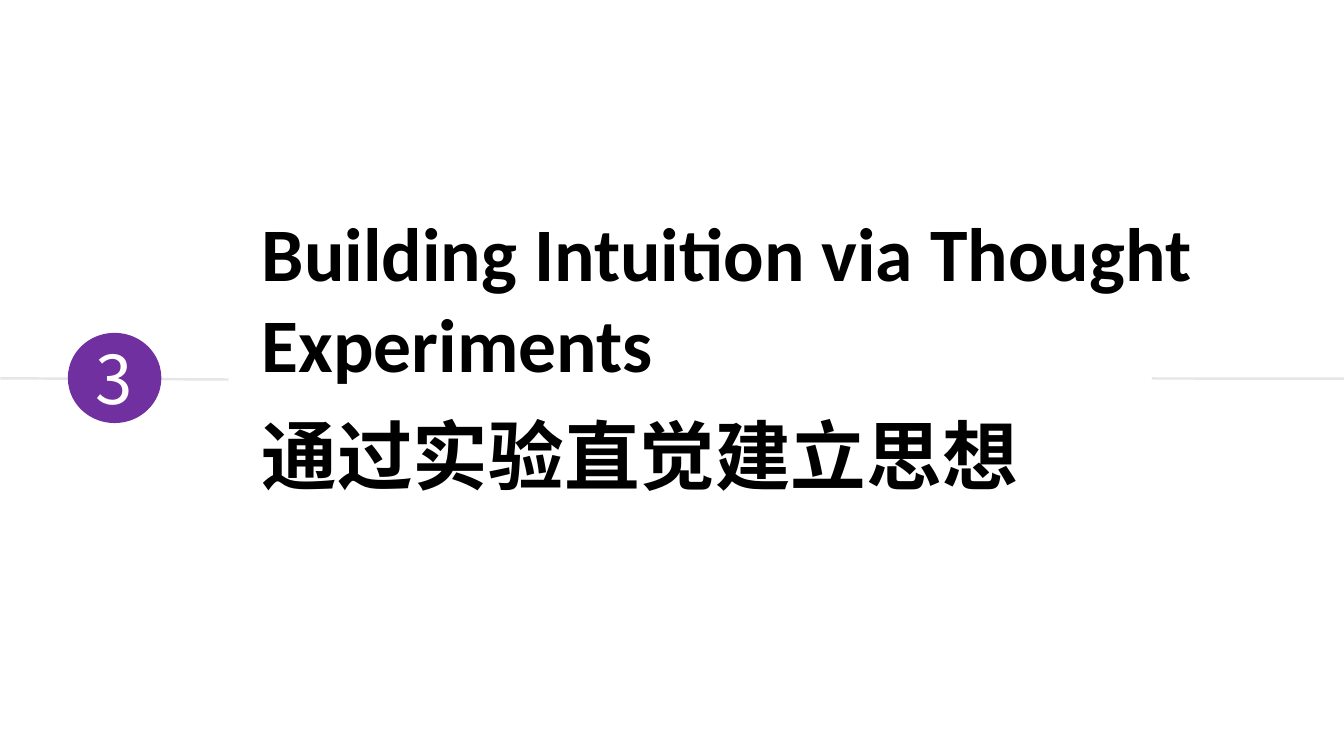
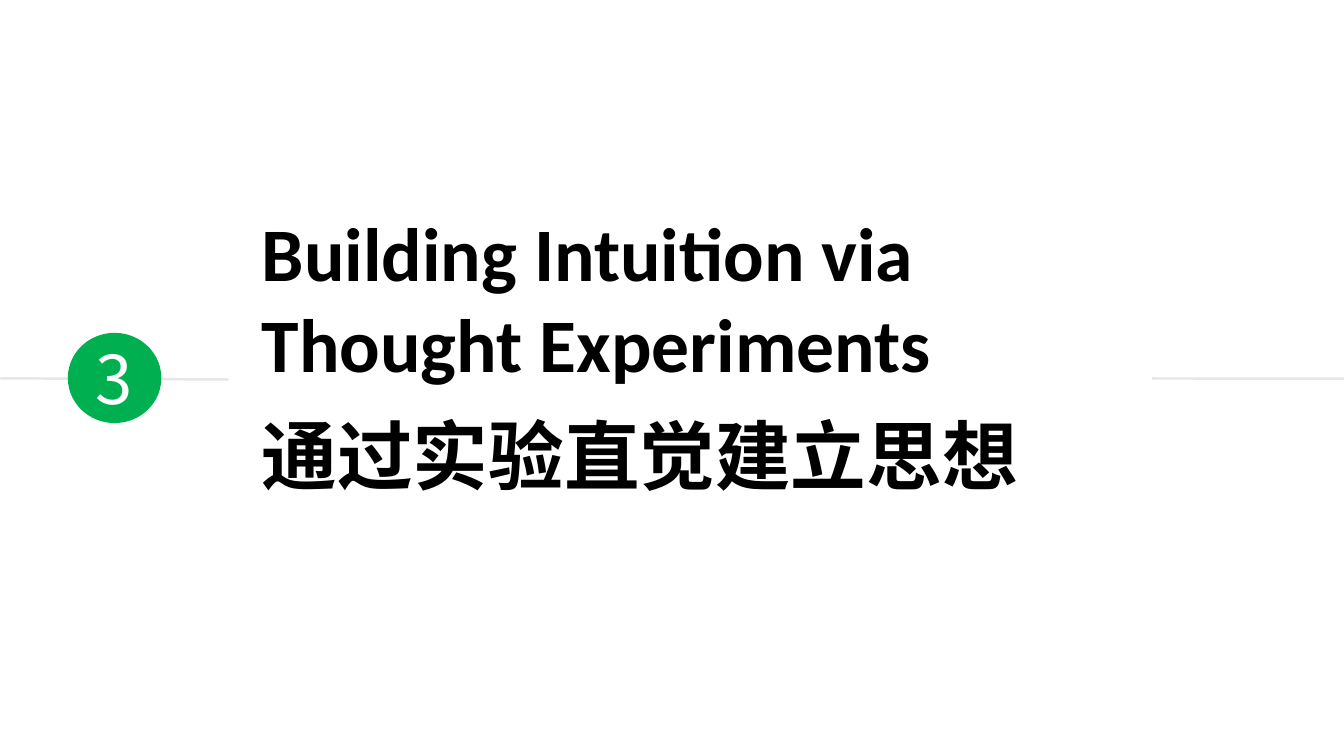
Before and after one commit to duyongquan/LTSLAM, a slide deck: slide 3 of docs/pptx/Kalman and Bayesian Filters/02-g-h-filter.pptx. Drawn at 1344x756 pixels with LibreOffice and Linux fonts; fonts in the diff are those of the drawing. Boxes give left, top, right and bottom in pixels: in the first picture for what was removed or moved away, otherwise in the second. Text is boxed around its words. In the diff, an @@ line names an element or a change of style, - is before the commit and + after.

```diff
--- a/docs/pptx/Kalman and Bayesian Filters/02-g-h-filter.pptx
+++ b/docs/pptx/Kalman and Bayesian Filters/02-g-h-filter.pptx
@@ text at (x1=262, y1=228, x2=931, y2=385): spaces changed @@
-Building Intuition via Thought
-Experiments
+Building Intuition via
+Thought Experiments
@@ ellipse "3" at (x1=68, y1=333, x2=161, y2=422): fill #7030A0 to #00B050 @@
```
Also in this commit, not shown: 6 other slides changed, 1 slide removed, 8 other files.
